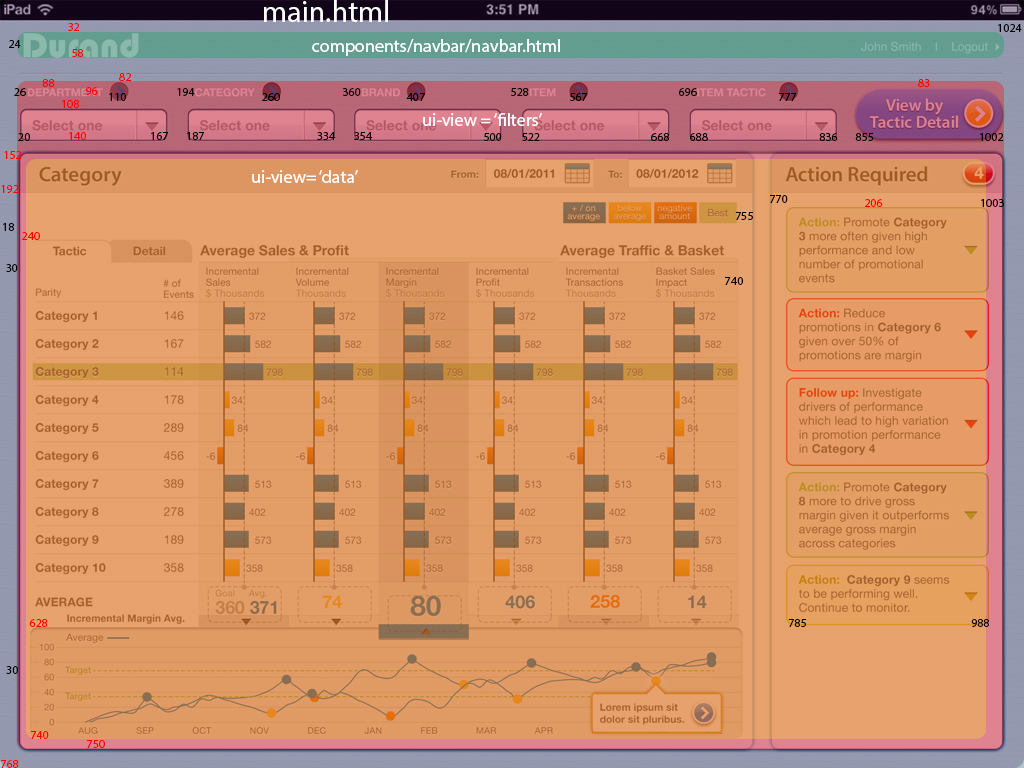
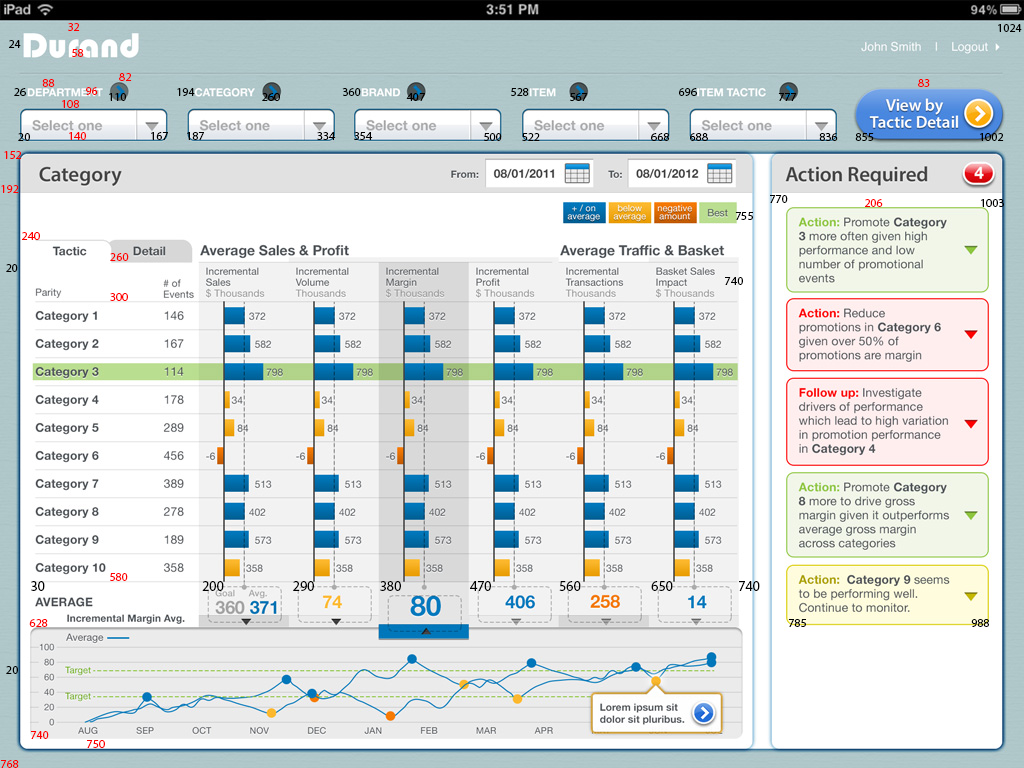
Layer changes from the first (1024, 768) image to the second:
added layer "580" in group "Numbers" over [110, 573, 128, 581]
added layer "300" in group "Numbers" over [110, 293, 128, 301]
added layer "260" (1st of 2, in "Numbers") in group "Numbers" over [110, 253, 129, 261]
added layer "740" (1st of 3, in "Numbers") in group "Numbers" over [739, 581, 760, 591]
added layer "650" in group "Numbers" over [651, 581, 673, 591]
added layer "560" in group "Numbers" over [559, 581, 581, 591]
added layer "470" in group "Numbers" over [470, 581, 491, 591]
added layer "380" in group "Numbers" over [380, 581, 401, 591]
added layer "290" in group "Numbers" over [293, 581, 314, 591]
added layer "200" in group "Numbers" over [202, 581, 224, 591]
added layer "30" (1st of 2, in "Numbers") in group "Numbers" over [31, 581, 45, 591]
painted on "30" (2nd of 2, in "Numbers") over [6, 666, 12, 674]
renamed "30" to "20", painted on it over [6, 264, 18, 272]
hid "18" over [3, 223, 14, 231]
hid "ui-view= ‘data’" over [252, 170, 358, 183]
hid "Rounded Rectangle 14" over [26, 159, 986, 739]
hid "ui-view = ‘filters’" over [423, 113, 542, 126]
hid "Rounded Rectangle 13" over [17, 81, 1004, 750]
hid "components/navbar/navbar.html" over [312, 39, 560, 56]
hid "Rounded Rectangle 5" over [17, 32, 1004, 58]
hid "main.html" over [264, 0, 388, 22]
hid "Rounded Rectangle 15" over [0, 0, 1024, 768]
